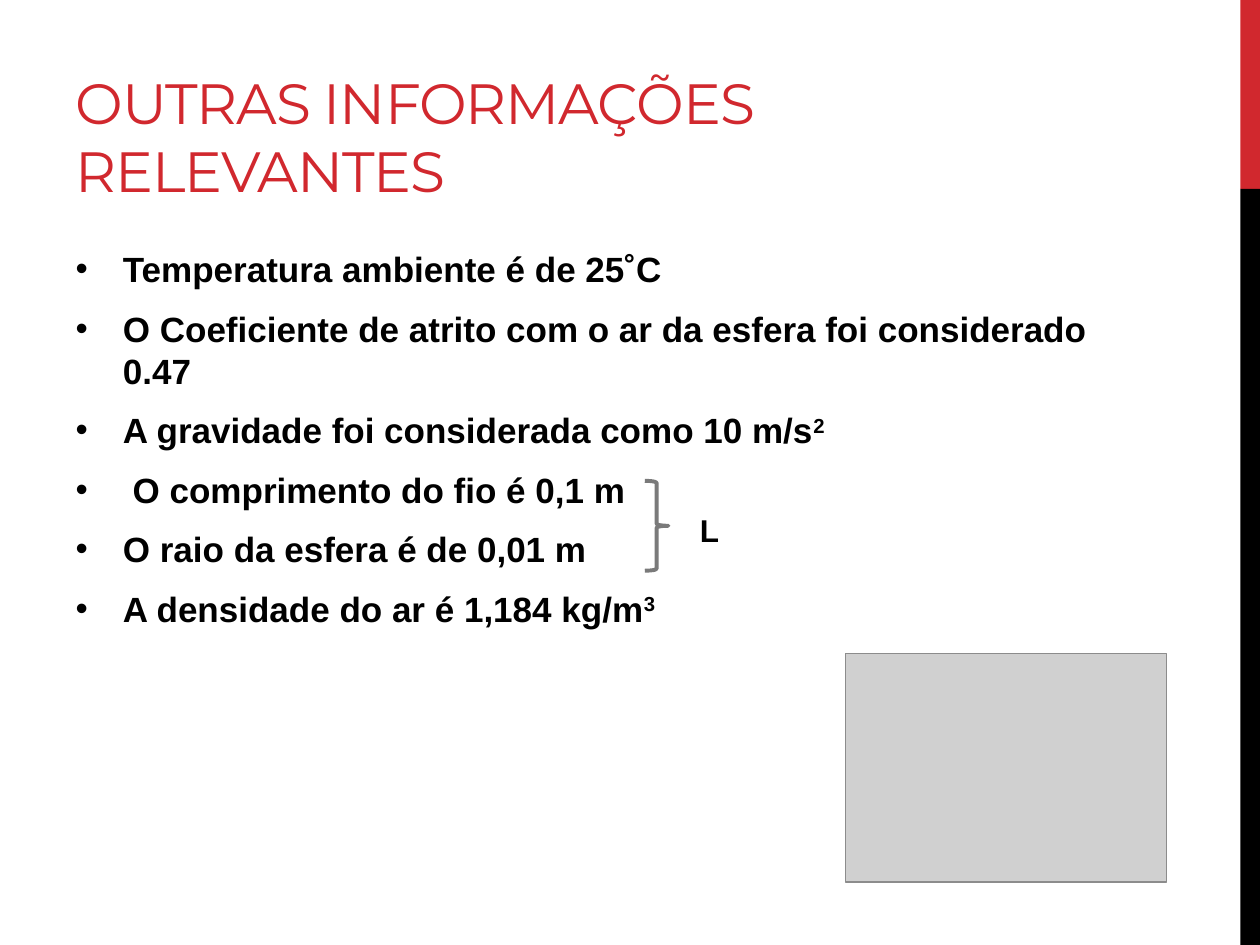
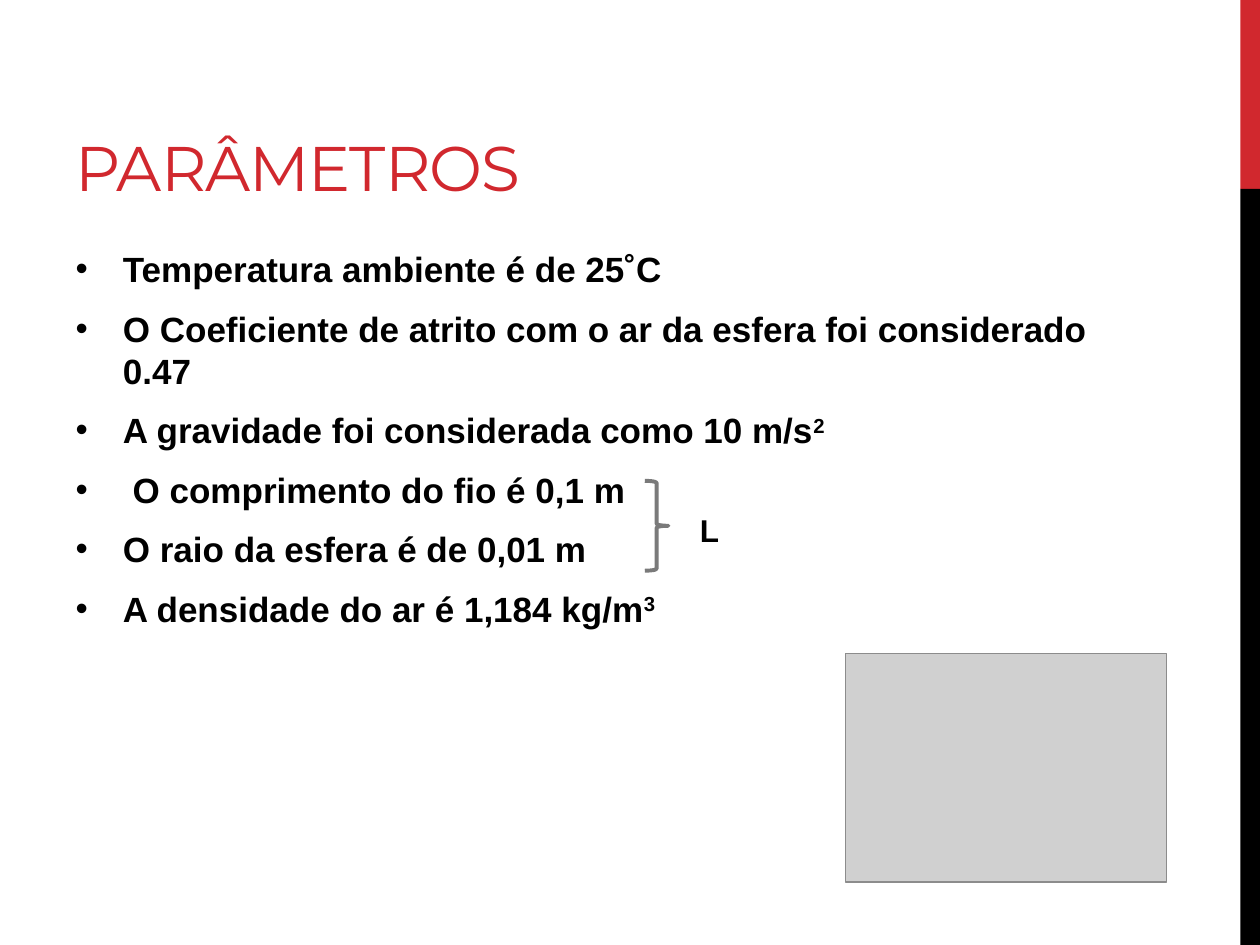
Before and after one commit to thegentil/Projeto_ModSim, a slide deck: slide 5 of Apresentação Final.pptx. Drawn at 1260x945 pixels with LibreOffice and Linux fonts; fonts in the diff are those of the drawing; grey boxes stand for pictures. Boxes give left, top, right and bottom in pixels: in the first picture for what was removed or moved away, otherwise in the second. Text is boxed around its words. In the diff, an @@ line names an element or a change of style, - is before the commit and + after.

Commit message:
hbgvg

```diff
--- a/Apresentação Final.pptx
+++ b/Apresentação Final.pptx
@@ title at [76, 135, 521, 192]: text changed; size 32.4 to 36 pt @@
-OUTRAS INFORMAÇÕES RELEVANTES
+PARÂMETROS
```
